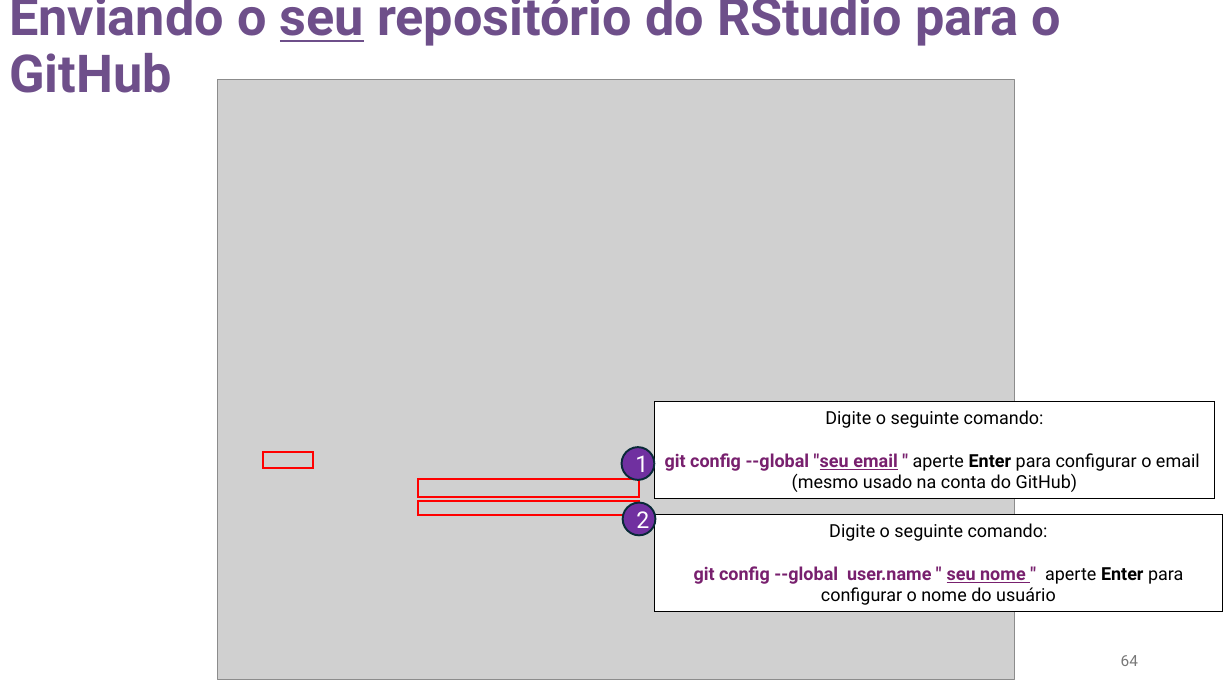
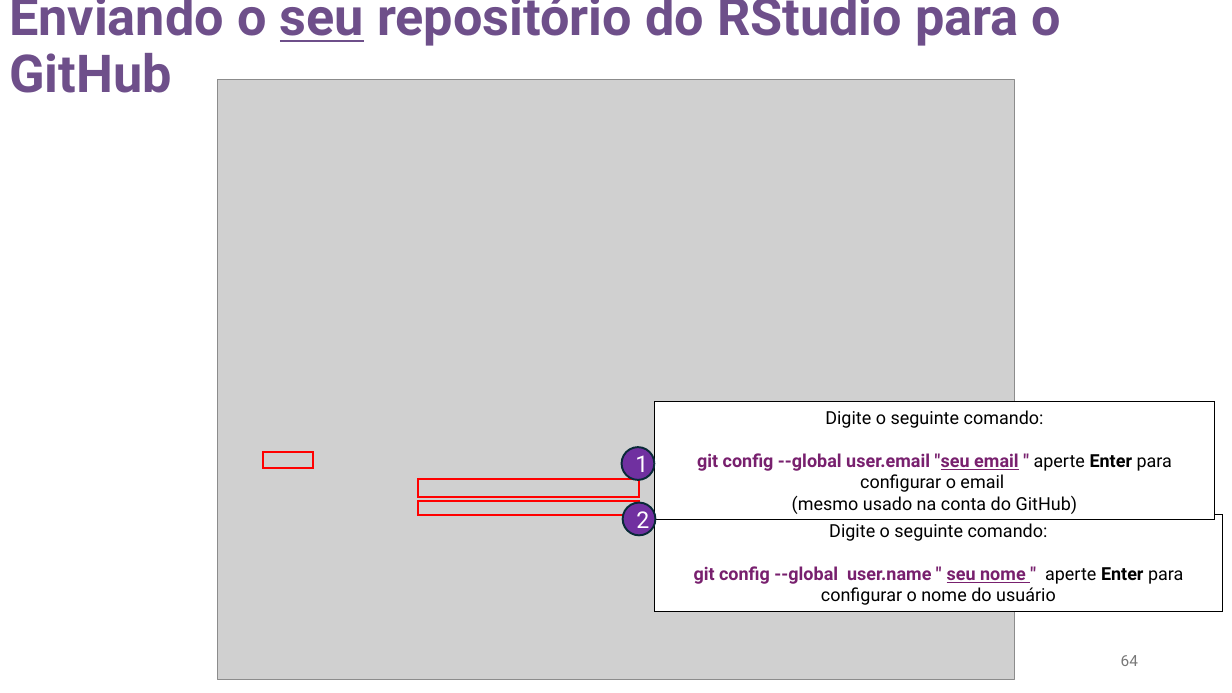
Before and after one commit to souzayuri/LABIC_curso_introducao_a_manejo_visualizacao_e_analise_de_dados_com_R, a slide deck: slide 64 of 02_aulas/04 - configurando o ambiente R e GitHub.pptx. Drawn at 1232x693 pixels with LibreOffice and Linux fonts; fonts in the diff are those of the drawing; grey boxes stand for pictures. Boxes give left, top, right and bottom in pixels: in the first picture for what was removed or moved away, otherwise in the second. Text is boxed around its words. In the diff, an @@ line names an element or a change of style, - is before the commit and + after.

```diff
--- a/02_aulas/04 - configurando o ambiente R e GitHub.pptx
+++ b/02_aulas/04 - configurando o ambiente R e GitHub.pptx
@@ rectangle "Digite o seguinte comando: git ...": place and size @@
-rectangle "Digite o seguinte comando: git ..." at (654,402,1215,498)
+rectangle "Digite o seguinte comando: git ..." at (654,402,1215,520)
@@ text in rectangle at (697,410,1172,492): text changed @@
-Digite o seguinte comando:
-git config --global "seu email " aperte Enter para configurar o email
+Digite o seguinte comando:
+git config --global user.email "seu email " aperte Enter para configurar o email
```
Also in this commit, not shown: 2 slides removed, 2 other files.
